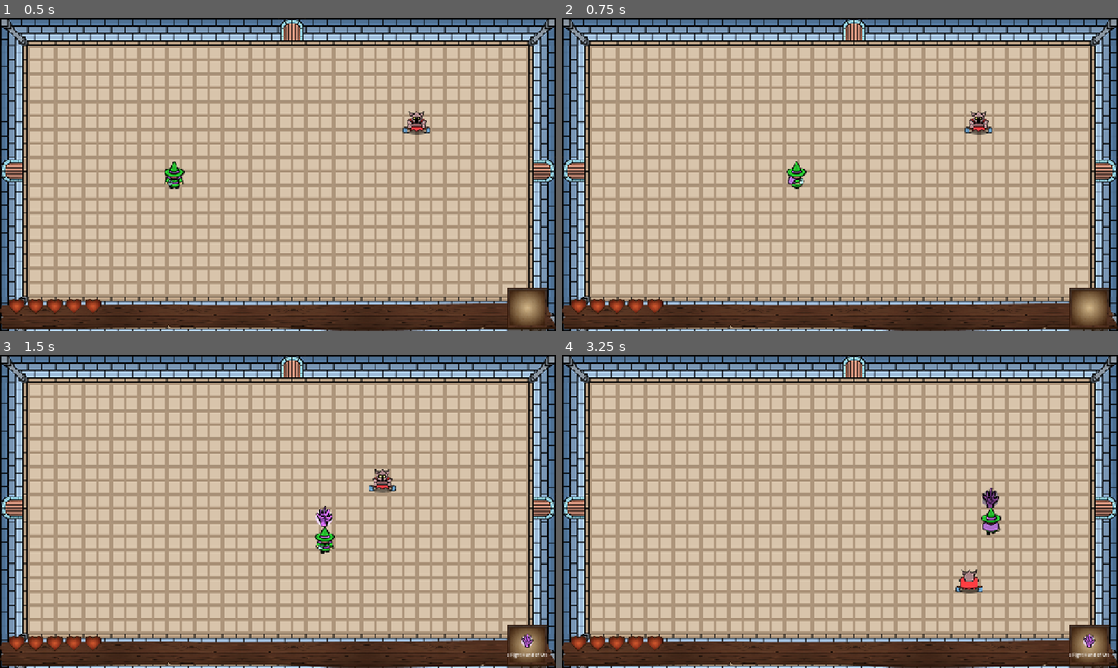
Above: before the commit, frames 1-4 (two rows, left to right).
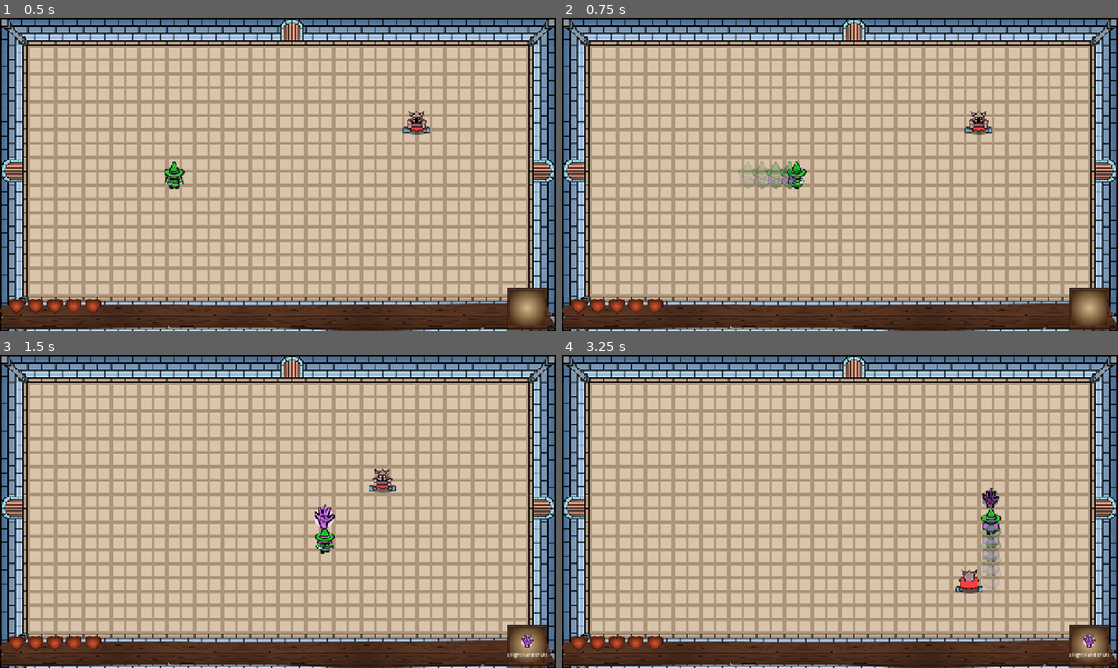
Above: after the commit, the same moments.

Repository: caiooliveira-tech/The-Bag-of-Holding
Game: Godot game, scene res://rooms/room_01.tscn
Two runs of this game, one before a commit and one after it. Both use one fixed random seed, a clock stepped at 60 frames per second and the inputs below.
Inputs:
- Up to frame 1 (0.5 s): no input
- Up to frame 2 (0.75 s): tap Enter at 0.5 s; hold D (move_right) from 0.53 s (still down); tap Q (dash) at 0.6 s
- Up to frame 3 (1.5 s): release D (move_right) at 1.28 s; hold S (move_down) from 1.28 s (still down); tap Space (attack) at 1.35 s
- Up to frame 4 (3.25 s): tap Q (dash) at 1.55, 2.1, 3.05 s; release S (move_down) at 2.03 s; hold D (move_right) 2.03-2.78 s; hold W (move_up) from 2.78 s (still down); tap E (special) at 2.85 s

Frame 1 is identical in both runs. In frame 2, 0.6% of the frame differs, in the area x 31-43%, y 45-55%; in frame 3, 0.2%; in frame 4, 0.5%.

Commit message:
Game Feel G4: action personality (Spec 010)
- Draw overshoot: item springs from the bag 0 -> 1.2 -> 1.0 (elastic)
- Urgency pulse: item scale pulses with the blink when urgency > 0.6;
  skipped in flight where the arc owns the scale
- Explosion ring (systems/juice/expanding_ring.gd): quick expanding ring
  fades in ~0.18s on area_damage trigger, punctuating the BOOM over the
  1s linger area
- Dash ghost trail: fading after-image copies of the current sprite frame
  spawned every 0.03s during a dash
- Smoke test 24/24 PASS

Co-Authored-By: Claude Fable 5 <noreply@anthropic.com>

Diff:
--- a/entities/player/player.gd
+++ b/entities/player/player.gd
@@ -8,6 +8,10 @@
 signal special_pressed
 
 enum State { IDLE, MOVE, DASH }
+
+## Game feel (Spec 010, G4): dash after-image cadence and look.
+const GHOST_INTERVAL: float = 0.03
+const GHOST_COLOR: Color = Color(0.6, 0.8, 1.0, 0.45)
 
 @export var stats: PlayerStats
 
@@ -22,6 +26,7 @@
 var _knockback: Vector2 = Vector2.ZERO
 var _iframe_timer: float = 0.0
 var _iframe_tween: Tween
+var _ghost_timer: float = 0.0
 
 @onready var _facing_pivot: Node2D = $FacingPivot
 @onready var _facing_marker: Marker2D = $FacingPivot/FacingMarker
@@ -160,11 +165,34 @@
 
 func _tick_dash(delta: float) -> void:
 	velocity = _dash_direction * stats.dash_speed
+	_ghost_timer -= delta
+	if _ghost_timer <= 0.0:
+		_spawn_dash_ghost()
+		_ghost_timer = GHOST_INTERVAL
 	_dash_timer -= delta
 	if _dash_timer <= 0.0:
 		_state = State.IDLE
 		_dash_cooldown_timer = stats.dash_cooldown
 		dash_ended.emit()
+
+
+## Fading after-image of the current sprite frame (Spec 010, G4).
+func _spawn_dash_ghost() -> void:
+	if _body_sprite == null or _body_sprite.sprite_frames == null:
+		return
+	var tex := _body_sprite.sprite_frames.get_frame_texture(
+			_body_sprite.animation, _body_sprite.frame)
+	if tex == null:
+		return
+	var ghost := Sprite2D.new()
+	ghost.texture = tex
+	ghost.texture_filter = CanvasItem.TEXTURE_FILTER_NEAREST
+	ghost.global_position = _body_sprite.global_position
+	ghost.modulate = GHOST_COLOR
+	get_tree().current_scene.add_child(ghost)
+	var tween := ghost.create_tween()
+	tween.tween_property(ghost, "modulate:a", 0.0, 0.18)
+	tween.tween_callback(ghost.queue_free)
 
 
 ## Apprentice Boot: redirect a thrown/landed item 5 tiles further,
--- /dev/null
+++ b/systems/juice/expanding_ring.gd
@@ -0,0 +1,23 @@
+## Quick expanding ring that fades and frees itself (Spec 010, G4).
+## Punctuates the explosion instant, distinct from the 1 s linger area.
+extends Node2D
+
+var _radius: float = 32.0
+var _color: Color = Color(1.0, 0.7, 0.2)
+
+
+func setup(radius_px: float, color: Color) -> void:
+	_radius = radius_px
+	_color = color
+	queue_redraw()
+	scale = Vector2(0.35, 0.35)
+	var tween := create_tween()
+	tween.set_parallel(true)
+	tween.tween_property(self, "scale", Vector2.ONE, 0.15)
+	tween.tween_property(self, "modulate:a", 0.0, 0.18)
+	tween.set_parallel(false)
+	tween.tween_callback(queue_free)
+
+
+func _draw() -> void:
+	draw_arc(Vector2.ZERO, _radius, 0.0, TAU, 40, Color(_color, 0.95), 3.0)
--- a/systems/magic_items/effects/area_damage_effect.gd
+++ b/systems/magic_items/effects/area_damage_effect.gd
@@ -4,6 +4,8 @@
 
 ## Power tier maps directly to discrete hits dealt (glossary: Light/Medium/Heavy).
 enum DamageTier { LIGHT = 1, MEDIUM = 2, HEAVY = 3 }
+
+const EXPANDING_RING: GDScript = preload("res://systems/juice/expanding_ring.gd")
 
 ## Bodies are treated as points; pad the radius so a body visually touching
 ## the circle still counts (half a graybox body).
@@ -28,4 +30,9 @@
 	zone.setup(damage_tier, radius_px, linger_seconds)
 	item.get_tree().current_scene.add_child(zone)
 	zone.global_position = item.global_position
+	# Explosion ring (Spec 010, G4): the "BOOM" instant, over the linger area.
+	var ring := EXPANDING_RING.new() as Node2D
+	item.get_tree().current_scene.add_child(ring)
+	ring.global_position = item.global_position
+	ring.setup(radius_px, Color(1.0, 0.7, 0.25))
 	return zone.apply_hits()
--- a/systems/magic_items/magic_item.gd
+++ b/systems/magic_items/magic_item.gd
@@ -39,7 +39,17 @@
 func _ready() -> void:
 	add_to_group("magic_items")
 	_build_graybox_visual()
+	_play_draw_overshoot()
 	countdown_started.emit()
+
+
+## The draw springs out of the bag (Spec 010, G4): 0 → 1.2 → 1.0, elastic.
+func _play_draw_overshoot() -> void:
+	_visual.scale = Vector2.ZERO
+	var tween := create_tween()
+	tween.tween_property(_visual, "scale", Vector2(1.2, 1.2), 0.12) \
+			.set_trans(Tween.TRANS_BACK).set_ease(Tween.EASE_OUT)
+	tween.tween_property(_visual, "scale", Vector2.ONE, 0.08)
 
 
 func _process(delta: float) -> void:
@@ -156,6 +166,11 @@
 	var hz: float = lerpf(BLINK_MIN_HZ, BLINK_MAX_HZ, urgency)
 	var bright := fmod(_elapsed * hz, 1.0) < 0.5
 	_visual.modulate = Color.WHITE if bright else Color(0.55, 0.55, 0.55)
+	# Near detonation, pulse the size with the blink (Spec 010, G4). Skipped
+	# in flight, where _apply_flight owns the scale (squash & stretch).
+	if state != State.THROWN and urgency > 0.6:
+		var pulse := 1.0 + 0.14 * urgency * absf(sin(_elapsed * hz * PI))
+		_visual.scale = Vector2(pulse, pulse)
 
 
 func _build_graybox_visual() -> void:
Not shown, changed: docs/context/progress-tracker.md
Not shown, changed: docs/specs/010-game-feel.md
